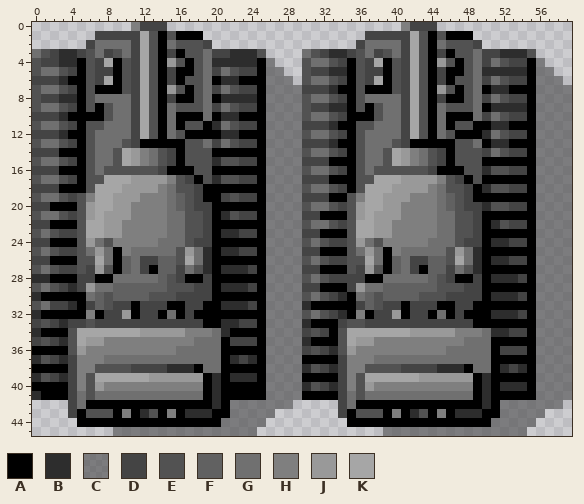
Pixel-art file -- assets/aseprite/big_tank.ase. Above, as it was before the edit.
60x46 pixels, 1 frame.
Palette (. is transparent): A #000000  B #2d2d2d  C #44444496  D #444444  E #525252  F #616161  G #707070  H #7f7f7f  J #999999  K #a6a6a6
Pixels before (only the part around the change), first column x 0:
 0 ...........HDDD..........................HDDD...............
 1 .......DDDDDKEAEAAA..................DDDDDKEAEAAA...........
 2 ......DGGGGDKEAGEEED................DGGGGDKEAGEEED..........
 3 GEDBBDEGDEGDKEADAEEGDDBBBE....GEDBBDEGDEGDKEADAEEGDDBBBE....
 4 EDDBBAEDKAEDKEAJEAEGBBBBBAC...EGGEDAEDKAEDKEAJEAEGDGEDDAC...
 5 EGGEDAEDDAEDKEADAAEGDGEDDACC..EDDBBAEDDAEDKEADAAEGBBBBBACC..
 6 DDDBAAEDKAEDKEADAEEGABBAAACCC.EGGEDAEDKAEDKEADAEEGDGEDDACCC.
 7 EGGEDAEAAAEDKEAJEAEGDGEDDACCCCDDDBAAEAAAEDKEAJEAEGABBAAACCCC
 8 EDDBBAEGGGGDKEADAAEGABBBBACCCCEGGEDAEGGGGDKEADAAEGDGEDDACCCC
 9 EGGEDAEAEGGDKEAGEEEGDGEDDACCCCEDDBBAEAEGGDKEAGEEEGABBBBACCCC
10 DDDBAAAAEGGDKEAGAAAGABBAAACCCCEGGEDAAAEGGDKEAGAAAGDGEDDACCCC
11 EGGEDAEEGGGDKEAGAEEABGEDDACCCCDDDBAAEEGGGDKEAGAEEAABBAAACCCC
12 DDDBAAEGGGGDKEAGEAAAABBAAACCCCEGGEDAEGGGGDKEAGEAAABGEDDACCCC
13 EGGEDAEGGGEDAAAAAEEGDGEDDACCCCDDDBAAEGGGEDAAAAAEEGABBAAACCCC
14 DDDAAAEGGEKJHGEDAEEEAAAAAACCCCEGGEDAEGGEKJHGEDAEEEDGEDDACCCC
15 EGGEDAEGGEKJHGEDAEEEBEEDDACCCCDDDAAAEGGEKJHGEDAEEEAAAAAACCCC
16 DDDAAAEGEEEEEEDAAAEEAAAAAACCCCEGGEDAEGEEEEEEDAAAEEBEEDDACCCC
17 EGGEDAEEKKKJJJJHEDAEBEEDDACCCCDDDAAAEEKKKJJJJHEDAEAAAAAACCCC
18 DDDAAAEKKKJJJJHGEEDAAAAAAACCCCEGGEDAEKKKJJJJHGEEDABEEDDACCCC
19 EGGEDEHKKJJJHHHGFEDAADEDDACCCCDDDAAEHKKJJJHHHGFEDAAAAAAACCCC
20 DDAAAEJKKJJHHHHGFEDDAAAAAACCCCEGGEDEJKKJJHHHHGFEDDBEEDDACCCC
21 EGGEDEJKJJJHHHHGGEEDABEDDACCCCDDAAAEJKJJJHHHHGGEEDAAAAAACCCC
22 DDAAAEKKJJHHHHHGGEEDAAAAAACCCCEGGEDEKKJJHHHHHGGEEDABEDDACCCC
23 EGEDDEKKJJHHHHHGGEEDABBDDACCCCDDAAAEKKJJHHHHHGGEEDAAAAAACCCC
24 DDAAAEJGEHHHHHGGGEDDAAAAAACCCCEGEDDEJGEHHHHHGGGEDDABBDDACCCC
25 EGEDDEGJGAHGGGGGEJGBABBDDACCCCDDAAAEGJGAHGGGGGEJGBAAAAAACCCC
26 DDAAAEEKGAFGDDFFEKGBAAAAAACCCCEGEDDEEKGAFGDDFFEKGBABBDDACCCC
27 EGEDDEDJEAFGDAFFDGEBABBBDACCCCDDAAAEDJEAFGDAFFDGEBAAAAAACCCC
28 BBAAADDAAGGGGGFEDAADAAAAAACCCCEGEDDDDAAGGGGGFEDAADABBBDACCCC
29 EGEDBDJGGFFFFFFEEEDDABBBDACCCCDDAAADJGGFFFFFFEEEDDAAAAAACCCC
30 BAAAAAGFEFFFFEEEDDDDAAAAAACCCCEGEDBAGFEFFFFEEEDDDDABBBDACCCC
31 EGDDBADFEDDADDDAADDAABBBDACCCCBAAAAADFEDDADDDAADDAAAAAAACCCC
32 BAAAAAHADDJADDAGADAAAAAAAACCCCEGEDBAHADDJADDAGADAAABBBDACCCC
33 DEDBDDEDDDDDDDDDDDDAABBDDACCCCBAAADEEDDDDDDDDDDDDAAAAAAACCCC
34 BAAAEKKKKKKKJJJJJHHHGBAAAACCCCDEDAEKKKKKKKJJJJJHHHGBBDDACCCC
35 DEDBEKJJHHHHHHHHHHGGGADDDACCCCBAAAEKJJHHHHHHHHHHGGGAAAAACCCC
36 AAAAEJHHHHHHHHHHGGGGGAAAAACCCCDEDBEJHHHHHHHHHHGGGGGADDDACCCC
37 BEDBDHHHGGGGGGGGGGGGGABDBACCCCAAAADHHHGGGGGGGGGGGGGAAAAACCCC
38 AAAADHHEEEEDDDDBBBAGGAAAAACCCCBEDBDHHEEEEDDDDBBBAGGABDBACCCC
39 BEDBDHEKKKKKKJJJJJJABABBBACCCCAAAADHEKKKKKKJJJJJJABAAAAACCCC
40 AAAADHEJHHHHHHHHHHHABAAAAACCCCBEDBDHEJHHHHHHHHHHHABABBBACCCC
41 BAAADGEGGGGGGGGGGGGABAAAAACCCCAAAADGEGGGGGGGGGGGGABAAAAACCCC
42 ....DGAAAAAAAAAAAAAABACCCCCCC.....DGAAAAAAAAAAAAAABACCCCCCC.
43 ....DAEEEAHABEAHABBBAACCCCC.......DAEEEAHABEAHABBBAACCCCC...
44 .....AAAAAAAAAAAAAAAACCCCC.........AAAAAAAAAAAAAAAACCCCC....
45 .........CCCCCCCCCCCCCCCC..............CCCCCCCCCCCCCCCC.....
After:
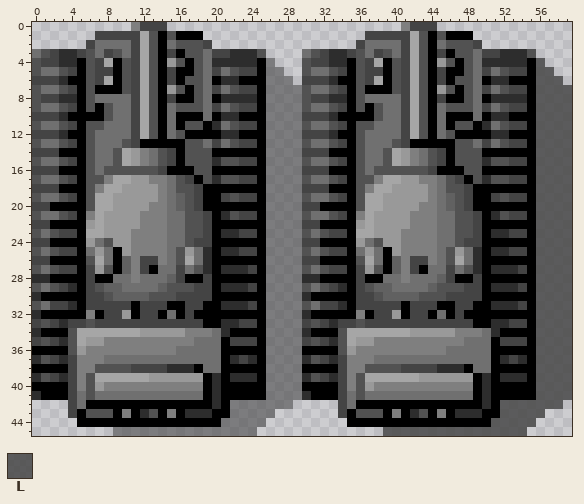
Colours new in this view: L #444444d4
What changed:
Changed rows in their new state; - is an unchanged pixel.
Layer "Layer 1":
first column x 5:
 4 --------------------------DDBB---------------BBBBB-L---
 5 --------------------------GGED---------------DGEDD-LL--
 6 -------------------------DDDBA---------------ABBAA-LLL-
 7 -------------------------EGGED---------------DGEDD-LLLL
 8 --------------------------DDBB---------------ABBBB-LLLL
 9 --------------------------GGED---------------DGEDD-LLLL
10 -------------------------DDDBA---------------ABBAA-LLLL
11 -------------------------EGGED---------------BGEDD-LLLL
12 -------------------------DDDBA---------------ABBAA-LLLL
13 -------------------------EGGED---------------DGEDD-LLLL
14 -------------------------DDDAA---------------AAAAA-LLLL
15 -------------------------EGGED---------------BEEDD-LLLL
16 -------------------------DDDAA---------------AAAAA-LLLL
17 ---H----HHG--------------EGGED---H----HHG----BEEDD-LLLL
18 --H----------------------DDDAA--H------------AAAAA-LLLL
19 AE-----JJ----------------EGGEDAE-----JJ-------DEDD-LLLL
20 AE----JJ------A----------DDAAAAE----JJ------AAAAAA-LLLL
21 AH----J------------------EGGEDAH----J---------BEDD-LLLL
22 AJ---JJ------------------DDAAAAJ---JJ---------AAAA-LLLL
23 A----J-------------------EGEDDA----J----------BBDD-LLLL
24 A---JJ---H---------------DDAAAA---JJ---H------AAAA-LLLL
25 A----JHHHH---------------EGEDDA----JHHHH------BBDD-LLLL
26 A-----H--HG--------------DDAAAA-----H--HG-----AAAA-LLLL
27 A-----H--GG--------------EGEDDA-----H--GG-----BBBD-LLLL
28 A-----H--GF--------------BBAAAA-----H--GF-----AAAA-LLLL
29 ADEF-GGGG----------------EGEDBADEF-GGGG-------BBBD-LLLL
30 -DD----------------------BAAAA-DD-------------AAAA-LLLL
31 --DD---------------------EGDDB--DD------------BBBD-LLLL
32 -------------------------BAAAA----------------AAAA-LLLL
33 -------------------------DEDB-D---------------BBDD-LLLL
34 -------------------------BAA-------------------AAA-LLLL
35 -------------------------DEDB------------------DDD-LLLL
36 -------------------------AAAA------------------AAA-LLLL
37 -------------------------BEDB------------------BDB-LLLL
38 -------------------------AAAA------------------AAA-LLLL
39 -------------------------BEDB------------------BBB-LLLL
40 -------------------------AAAA------------------AAA-LLLL
41 -------------------------B-------------------------LLLL
42 -----------------------------------------------LLLLLLL-
43 -----------------------------------------------LLLLL---
44 ----------------------------------------------LLLLL----
45 ----------------------------------LLLLLLLLLLLLLLLL-----
Boxes around the changes in both pictures, in picture pixels (x1, y1, x2, y2):
changed: (302, 58, 572, 436)
changed: (77, 175, 212, 310)
